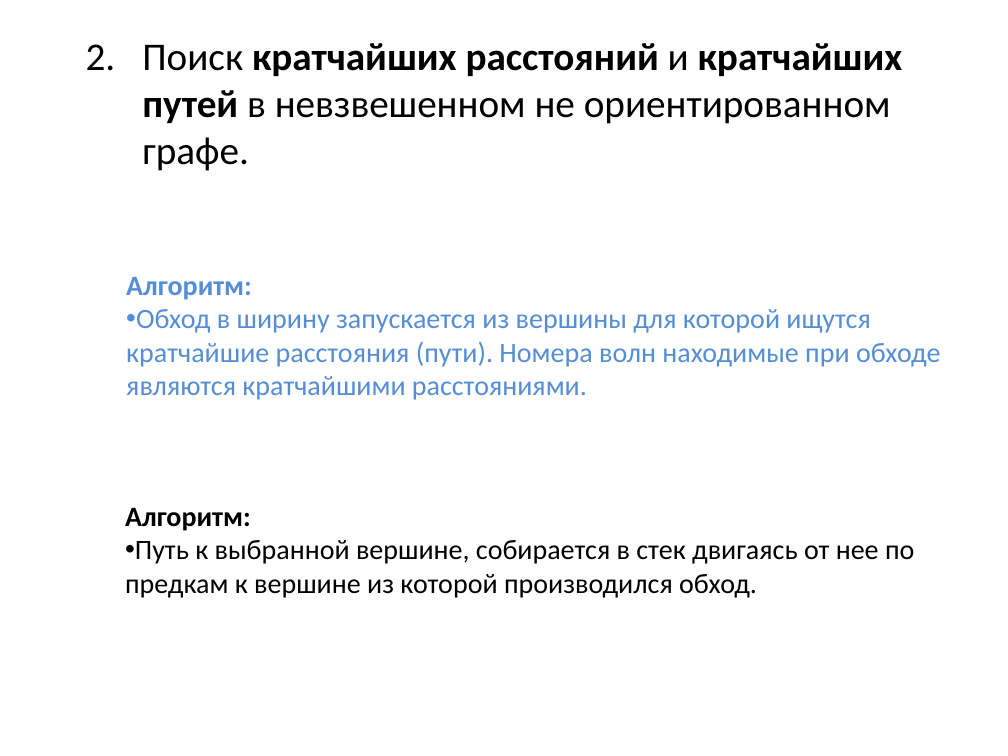
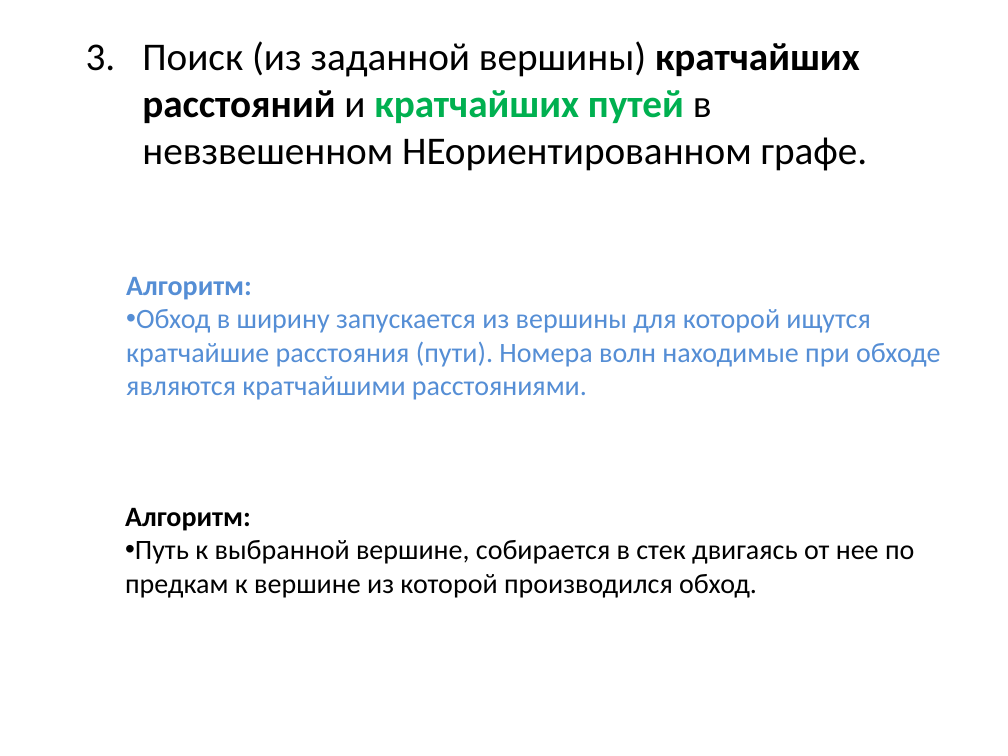
Before and after one commit to SteinbergOB/ANG, a slide deck: slide 49 of Презентации/Лекция 1.pptx (slide 17 before the commit). Drawn at 1008x756 pixels with LibreOffice and Linux fonts; fonts in the diff are those of the drawing. Boxes give left, top, right and bottom in pixels: in the first picture for what was removed or moved away, otherwise in the second. Text is boxed around its words. In the diff, an @@ line names an element or a change of style, - is before the commit and + after.

```diff
--- a/Презентации/Лекция 1.pptx
+++ b/Презентации/Лекция 1.pptx
@@ text at (142, 41, 868, 171): text changed @@
-2. Поиск кратчайших расстояний и кратчайших путей в невзвешенном не ориентированном графе.
+3. Поиск (из заданной вершины) кратчайших расстояний и кратчайших путей в невзвешенном НЕориентированном графе.
```
Also in this commit, not shown: 41 other slides changed, 24 slides added, 12 slides removed, 4 other files.
